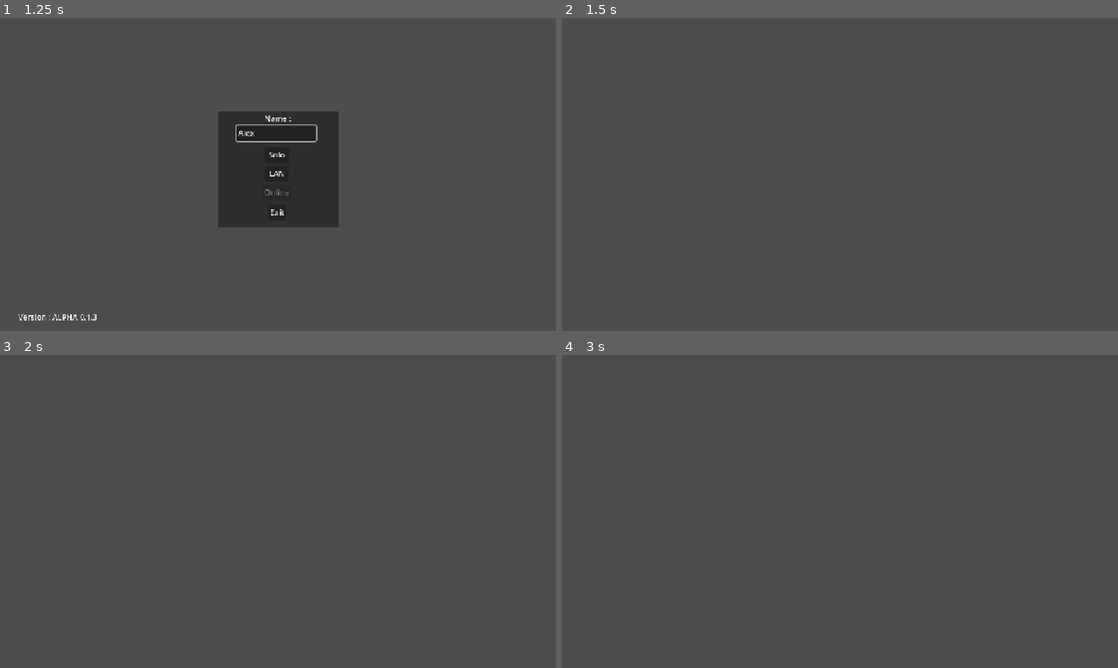
Above: before the commit, frames 1-4 (two rows, left to right).
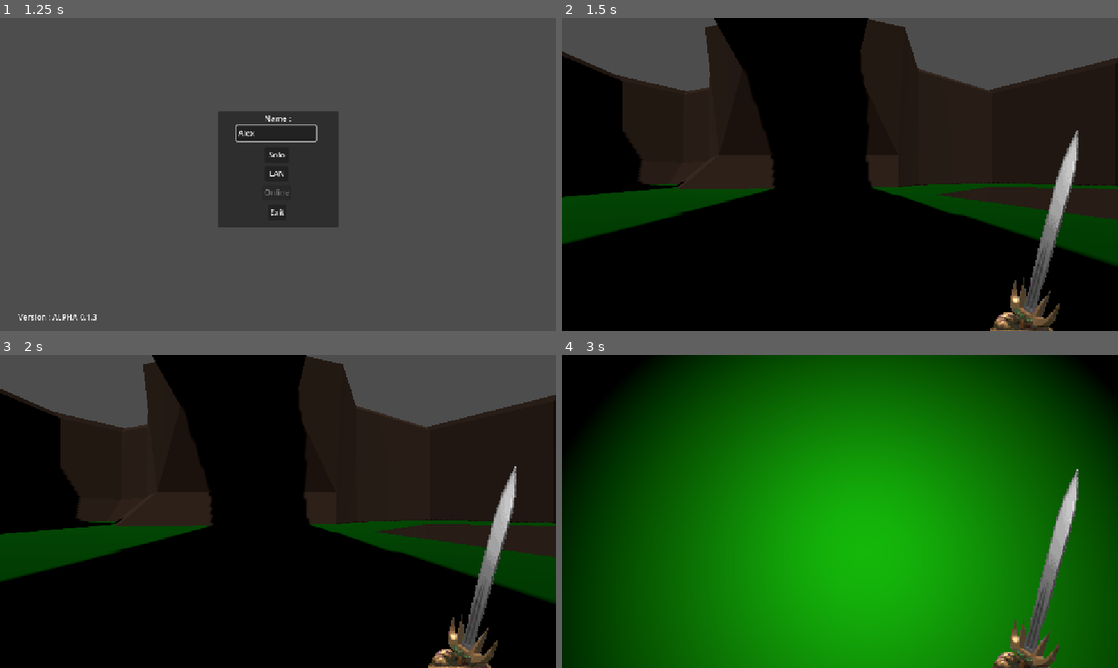
Above: after the commit, the same moments.

Repository: AdrienPiechocki/Magus-Opus
Game: Godot game, scene res://Scenes/Lobby.tscn
Same seed, same stepped clock (60 frames per second), same inputs: the game is played once before the commit and once after it.
Inputs (mouse positions are in pixels of both pictures, inside the frame that each line leads up to):
- Up to frame 1 (1.25 s): click (278, 133) at 0.52 s; type "Alex" at 0.6 s
- Up to frame 2 (1.5 s): click "Solo" at 1.25 s
- Up to frame 3 (2 s): no input
- Up to frame 4 (3 s): tap Enter at 2 s; move the mouse to (962, 495) at 2.02 s; hold D (right) 2.03-2.78 s; tap L (light) at 2.1 s; tap Space (jump) at 2.27 s; move the mouse to (728, 527) at 2.77 s; hold S (backward) from 2.78 s (still down); tap Shift (sprint) at 2.85 s

Frame 1 is identical in both runs. In frame 2, 87% of the frame differs, in the area x 0-100%, y 0-100%; in frame 3, 87%; in frame 4, 99%.

Commit message:
true solo mode

Diff:
--- a/Scripts/Characters/Player/UIManager.gd
+++ b/Scripts/Characters/Player/UIManager.gd
@@ -9,7 +9,10 @@
 	environement.environment.ambient_light_color = Color(brightness.value, brightness.value, brightness.value)
 
 func _on_exit_pressed() -> void:
-	multiplayer.multiplayer_peer.close()
+	if GameManager.players[1]["solo"]:
+		GameManager.end_game()
+	else:
+		multiplayer.multiplayer_peer.close()
 
 func _on_back_pressed() -> void:
 	$".".hide()
--- a/Scripts/System/GameManager.gd
+++ b/Scripts/System/GameManager.gd
@@ -99,6 +99,7 @@
 	if id in players.keys():
 		return
 	players[id] = {"name": new_player_name,
+					"solo": false,
 					"ready": false,
 					"in_game": false,
 					"data": {"position": Vector3(0, 1, 0),
--- a/Scripts/System/LobbyManager.gd
+++ b/Scripts/System/LobbyManager.gd
@@ -17,7 +17,16 @@
 
 func _on_solo_pressed() -> void:
 	var player_name = $Choice/Name.text
-	GameManager.host_game_local(player_name)
+	GameManager.players = {1: {"name": player_name,
+								"solo": true,
+								"ready": false,
+								"in_game": false,
+								"data": {"position": Vector3(0, 1, 0),
+										"rotation": Vector3(0, 0, 0),
+										"lantern_lit": false,
+										"in_menu": false
+									}
+							}}
 	GameManager.load_world()
 
 func _on_lan_pressed() -> void:
